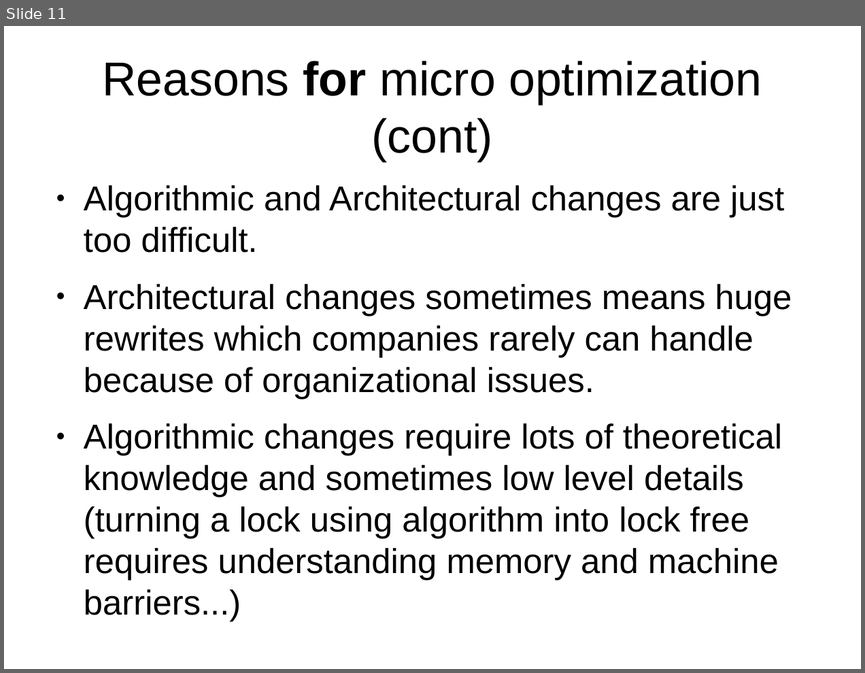
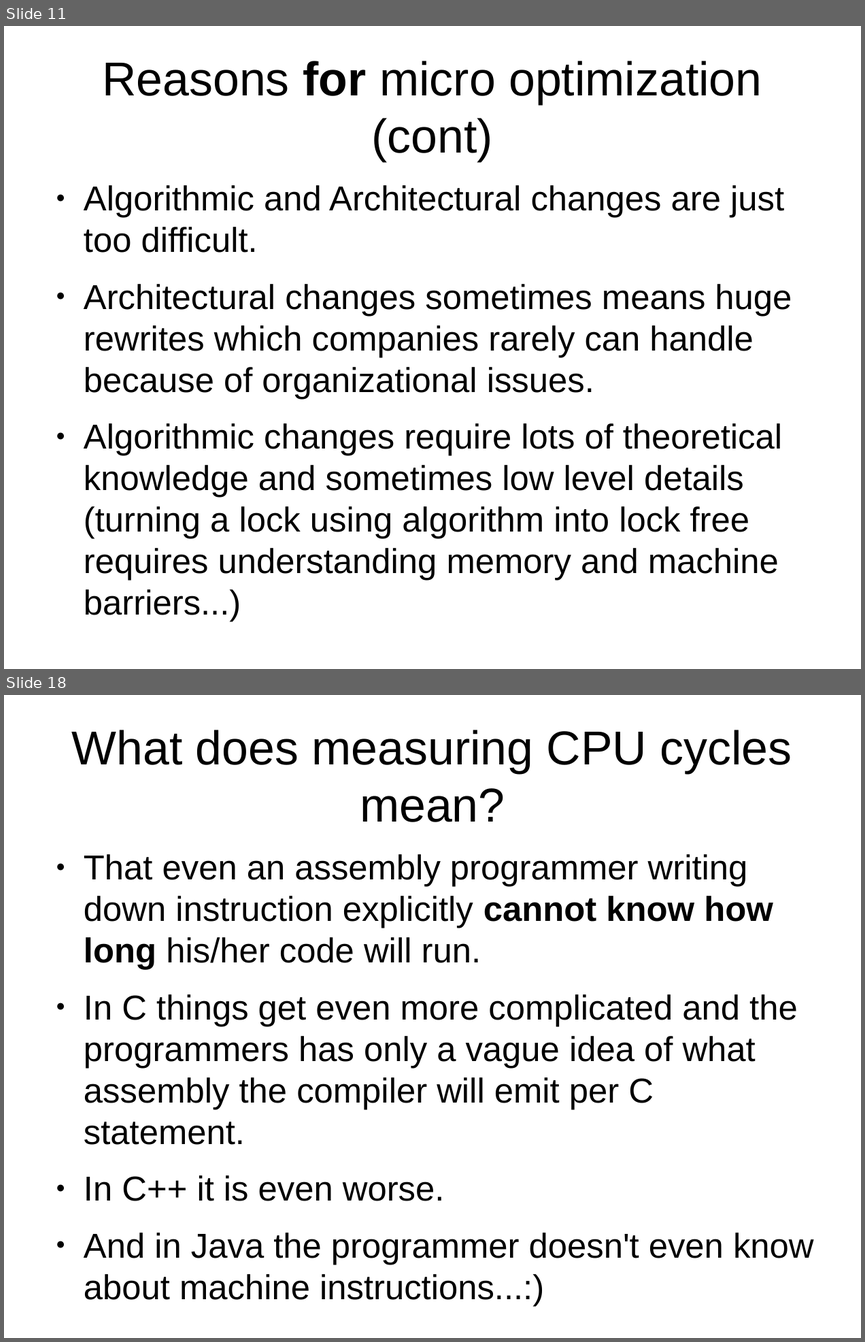
Before and after one commit to veltzer/demos, a slide deck: cpp/multi_core/effective_cplusplus.odp. Shown one above the other, each under a label of ours: slide 11 before the commit, slides 11 and 18 after it; the slides between them are not shown. The pictures are 865x673 and 865x1342 pixels, drawn with LibreOffice and Linux fonts; fonts in the diff are those of the drawing. Boxes give left, top, right and bottom in pixels: in the first picture for what was removed or moved away, otherwise in the second. Text is boxed around its words. In the diff, an @@ line names an element or a change of style, - is before the commit and + after.

```diff
--- a/cpp/multi_core/effective_cplusplus.odp
+++ b/cpp/multi_core/effective_cplusplus.odp
@@ slide 18 added at (4, 695, 861, 1338), background #FFFFFF @@
@@ title added at (72, 730, 792, 822), 44 pt, text #000000 @@
+What does measuring CPU cycles mean?
@@ text added at (84, 854, 814, 1264), 32 pt, text #000000 @@
+● That even an assembly programmer writing down instruction explicitly cannot know how long his/her code will run.
+● In C things get even more complicated and the programmers has only a vague idea of what assembly the compiler will emit per C statement.
+● In C++ it is even worse.
+● And in Java the programmer doesn't even know about machine instructions...:)
```
Also in this commit, not shown: 4 slides changed, 15 other slides added, 1 other file.
